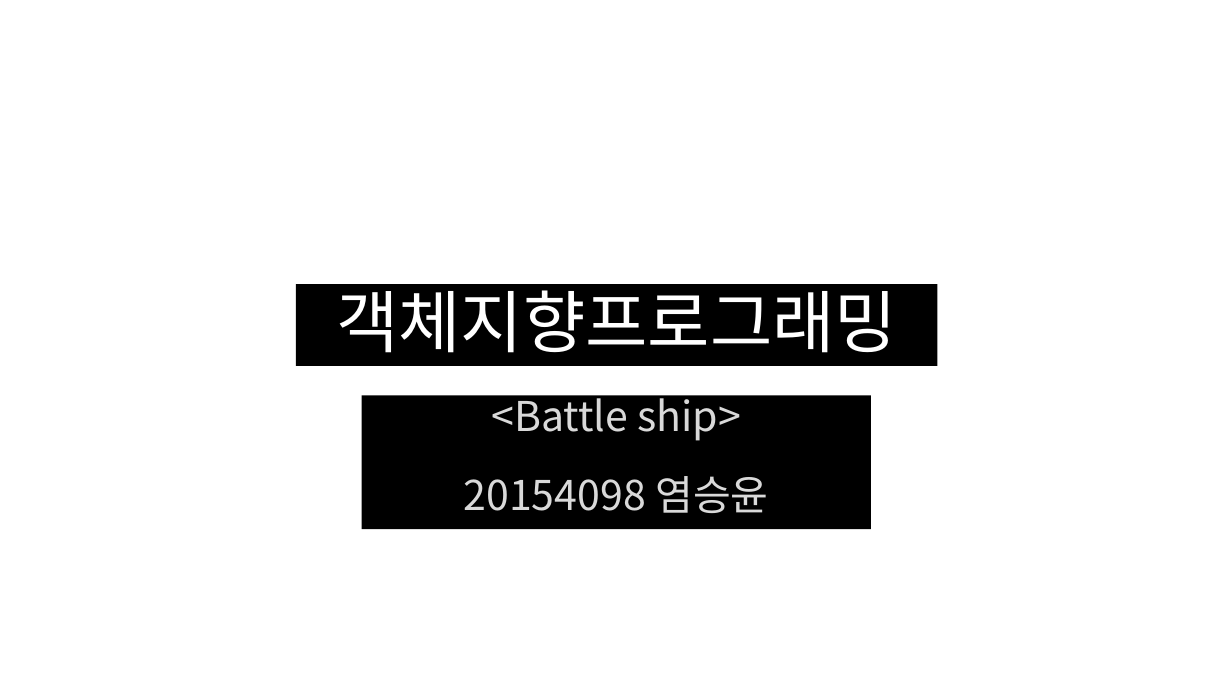
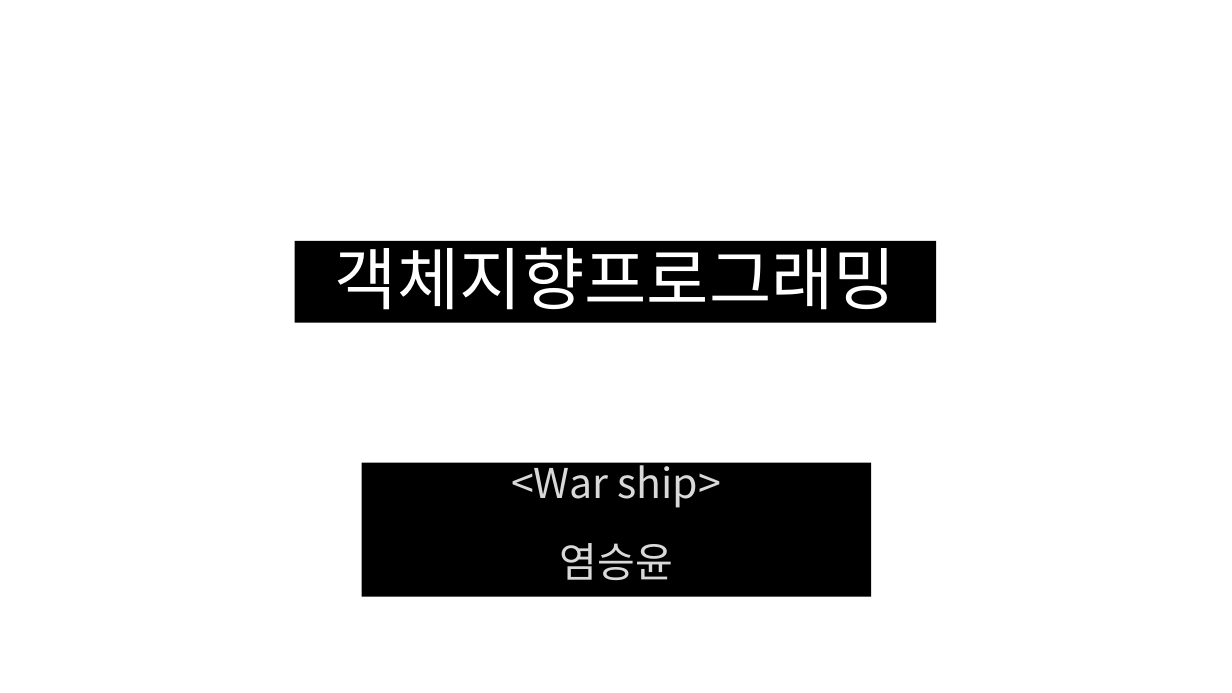
Before and after one commit to yeomyeom/OOP, a slide deck: slide 1 of ppt/객체지향프로그래밍.pptx. Drawn at 1232x693 pixels with LibreOffice and Linux fonts; fonts in the diff are those of the drawing; background and template pictures are left out. Boxes give left, top, right and bottom in pixels: in the first picture for what was removed or moved away, otherwise in the second. Text is boxed around its words. In the diff, an @@ line names an element or a change of style, - is before the commit and + after.

```diff
--- a/ppt/객체지향프로그래밍.pptx
+++ b/ppt/객체지향프로그래밍.pptx
@@ title "객체지향프로그래밍": place and size @@
-title "객체지향프로그래밍" at [296,285,937,366]
+title "객체지향프로그래밍" at [295,241,936,323]
@@ subtitle "<War ship>": place and size @@
-subtitle "<War ship>" at [361,396,871,530]
+subtitle "<War ship>" at [361,463,871,597]
@@ subtitle at [511,456,722,580]: text changed @@
-<Battle ship>
-20154098 염승윤
+<War ship>
+염승윤
```
Also in this commit, not shown: 13 other slides changed, 18 slides added, 7 slides removed.
